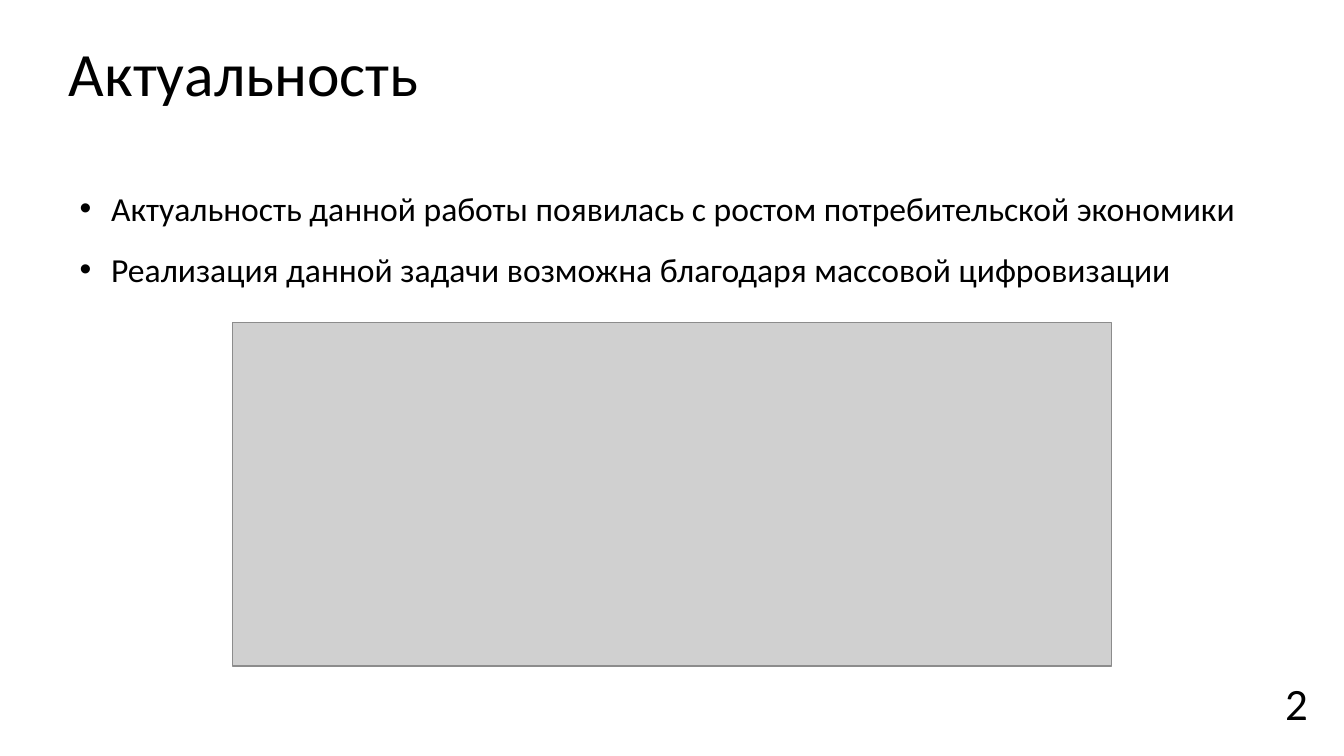
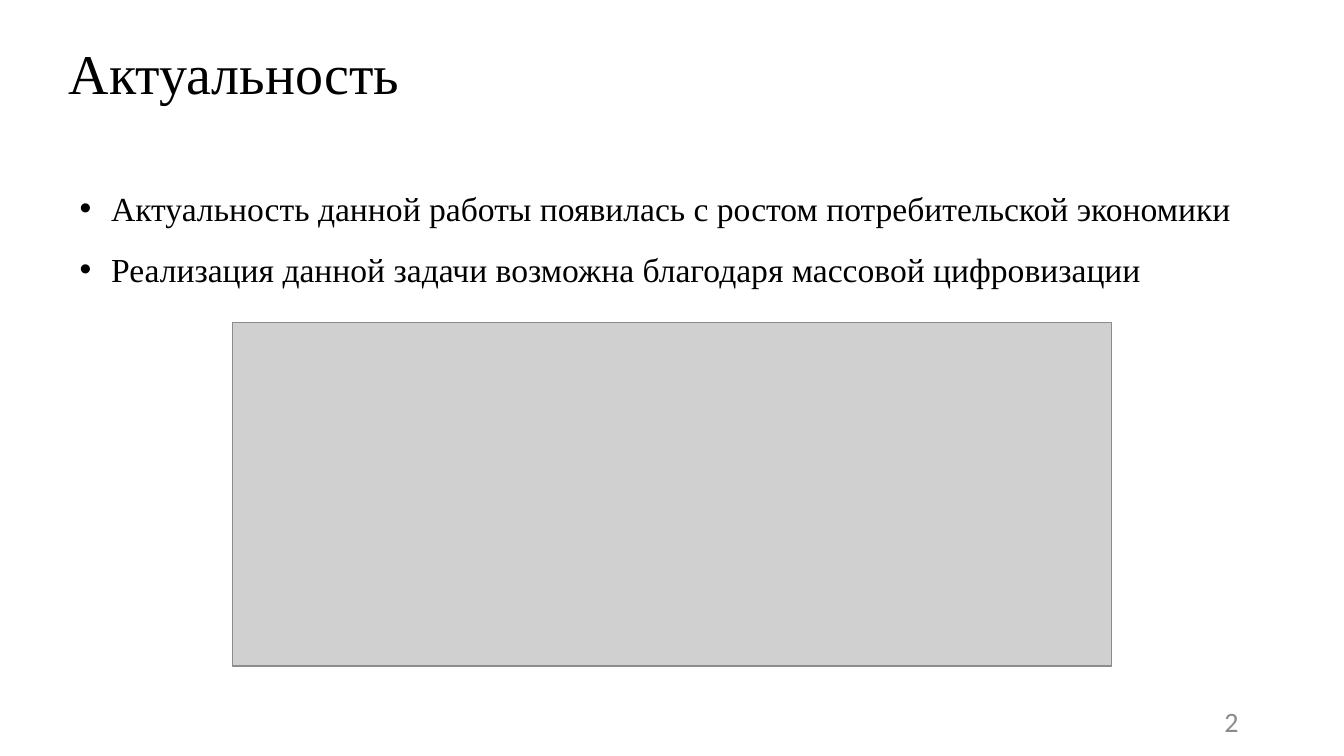
Before and after one commit to JacKira/MastersDegree, a slide deck: slide 2 of Отчет_3_сем/speech.pptx. Drawn at 1344x756 pixels with LibreOffice and Linux fonts; fonts in the diff are those of the drawing; grey boxes stand for pictures. Boxes give left, top, right and bottom in pixels: in the first picture for what was removed or moved away, otherwise in the second. Text is boxed around its words. In the diff, an @@ line names an element or a change of style, - is before the commit and + after.

```diff
--- a/Отчет_3_сем/speech.pptx
+++ b/Отчет_3_сем/speech.pptx
@@ title "Актуальность" at (69, 57, 399, 105): size 44 to 40 pt, font Calibri to Times New Roman @@
@@ text "Актуальность данной работы появилась с ..." at (111, 197, 1231, 288): font Calibri to Times New Roman @@
@@ page number: place and size @@
-page number at (1285, 691, 1308, 720)
+page number at (1224, 714, 1238, 732)
@@ page number at (1224, 714, 1238, 732): size 32 to 20 pt, text colour #000000 to #8C8C8C @@
```
Also in this commit, not shown: 2 other slides changed, 10 slides added, 1 slide removed, 1 other file.
